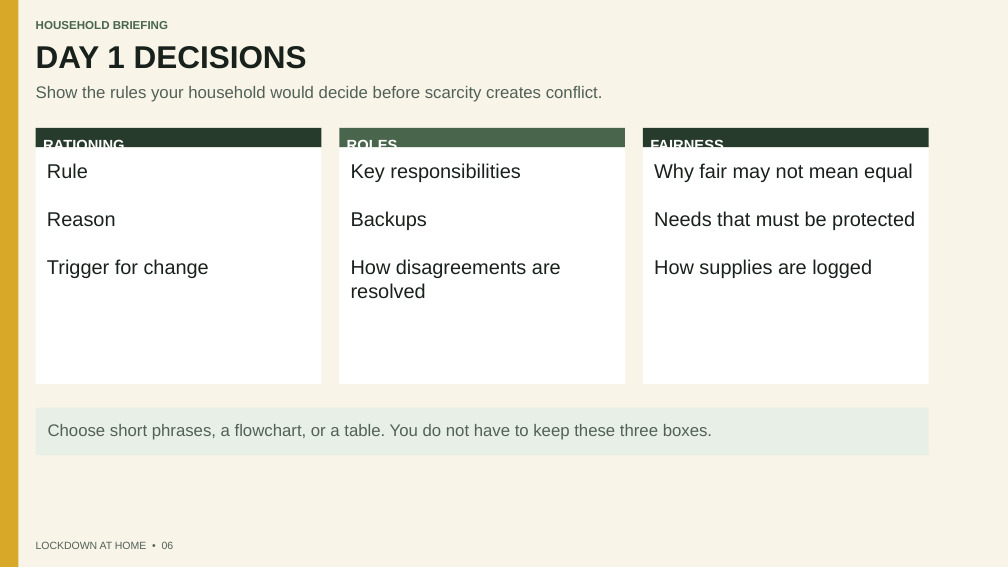
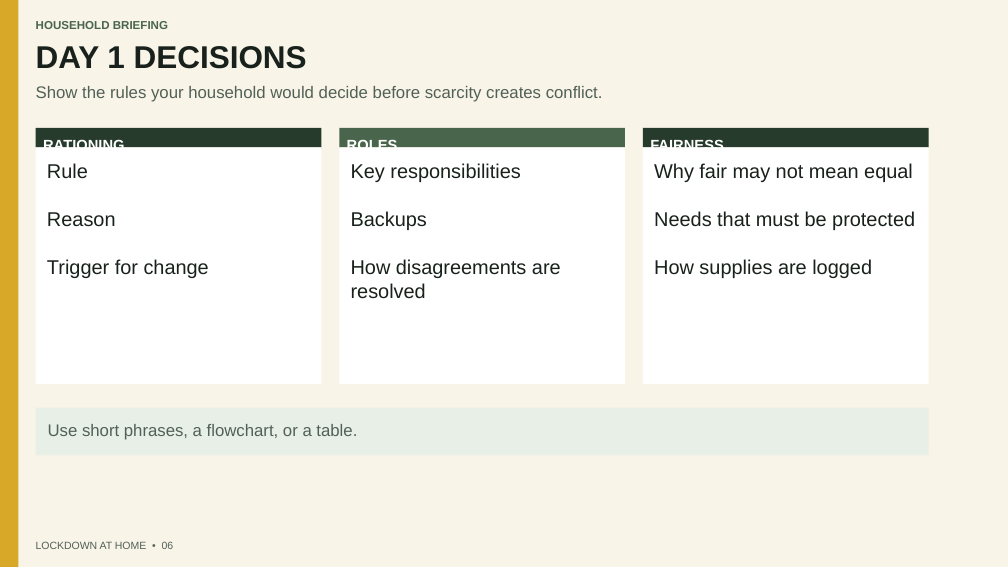
Before and after one commit to jboyce1/ZombieInvasionPrep, a slide deck: slide 6 of classes/field_assignments/files/lockdown-at-home-presentation-template.pptx. Drawn at 1008x567 pixels with LibreOffice and Linux fonts; fonts in the diff are those of the drawing. Boxes give left, top, right and bottom in pixels: in the first picture for what was removed or moved away, otherwise in the second. Text is boxed around its words. In the diff, an @@ line names an element or a change of style, - is before the commit and + after.

```diff
--- a/classes/field_assignments/files/lockdown-at-home-presentation-template.pptx
+++ b/classes/field_assignments/files/lockdown-at-home-presentation-template.pptx
@@ text in rectangle at <box>48,424,357,440</box>: text changed @@
-Choose short phrases, a flowchart, or a table. You do not have to keep these three boxes.
+Use short phrases, a flowchart, or a table.
```
Also in this commit, not shown: 4 other slides changed, 34 other files.
